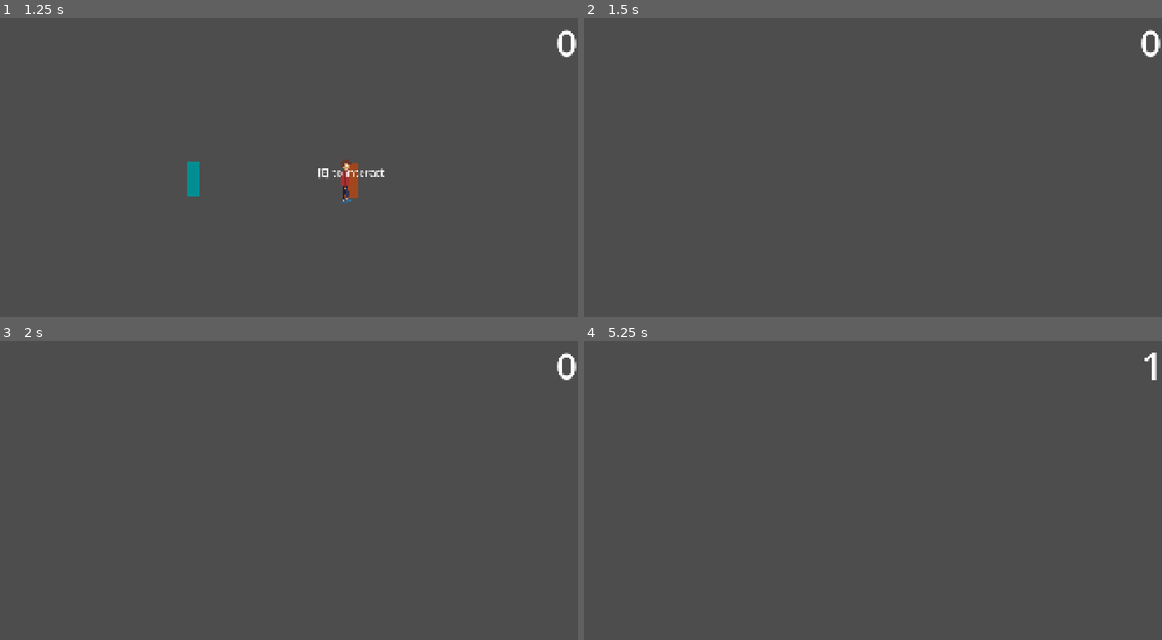
Above: before the commit, frames 1-4 (two rows, left to right).
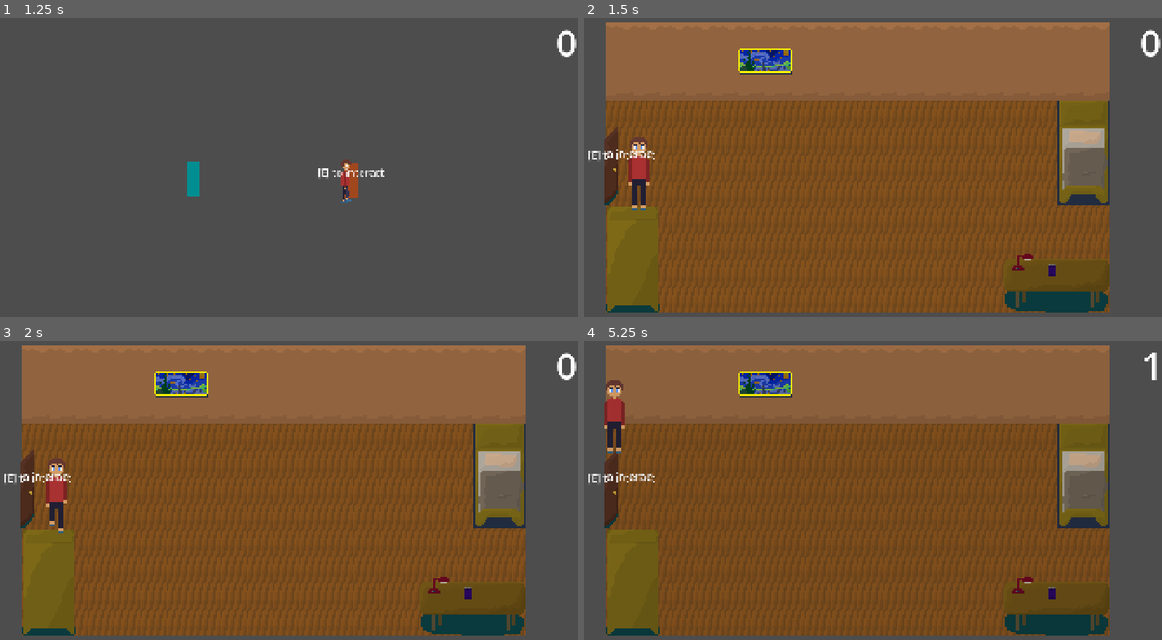
Above: after the commit, the same moments.

Repository: X-A-O-C/simmarket
Game: Godot game, scene res://scene/game.tscn
The game is run twice, just before and just after one commit, with the same random seed, the same clock (stepped at 60 frames per second) and the same inputs.
Inputs:
- Up to frame 1 (1.25 s): tap Enter at 0.5 s; hold D (right) from 0.53 s (still down); hold E (interact) from 0.53 s (still down)
- Up to frame 2 (1.5 s): release D (right) at 1.28 s; release E (interact) at 1.28 s; hold S (down) from 1.28 s (still down); tap E (interact) at 1.35 s
- Up to frame 3 (2 s): keep holding S (down)
- Up to frame 4 (5.25 s): release S (down) at 2.03 s; hold D (right) 2.03-2.78 s; hold E (interact) 2.03-2.78 s; hold W (up) 2.78-3.53 s; tap E (interact) at 2.85, 4.35 s; hold E (interact) 3.53-4.28 s; hold A (left) 3.53-5.03 s; tap Space at 5 s; hold S (down) from 5.03 s (still down); hold E (interact) from 5.03 s (still down)

Frame 1 is identical in both runs. In frame 2, 84% of the frame differs, in the area x 0-91%, y 1-99%; in frame 3, 84%; in frame 4, 84%.
Error before the commit: Invalid assignment of property or key 'position_smoothing_enabled' with value of type 'bool' on a base object of type 'null instance'. (res://scripts/house.gd:…

Commit message:
fix house not having Camera2D for zoom

Diff:
--- a/supermarket/scene/house.tscn
+++ b/supermarket/scene/house.tscn
@@ -343,3 +343,5 @@
 
 [node name="Player" parent="." unique_id=1839408827 instance=ExtResource("1_3bjdp")]
 position = Vector2(-128, -105)
+
+[node name="Camera2D" type="Camera2D" parent="." unique_id=263838005]
Not shown, changed: supermarket/image/window.png.import
